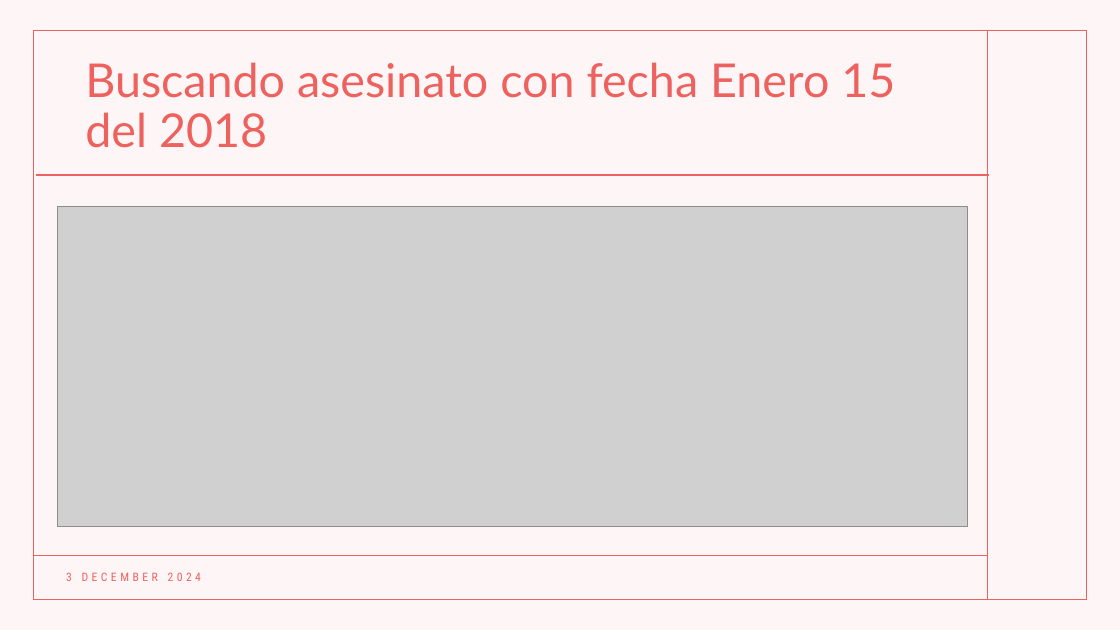
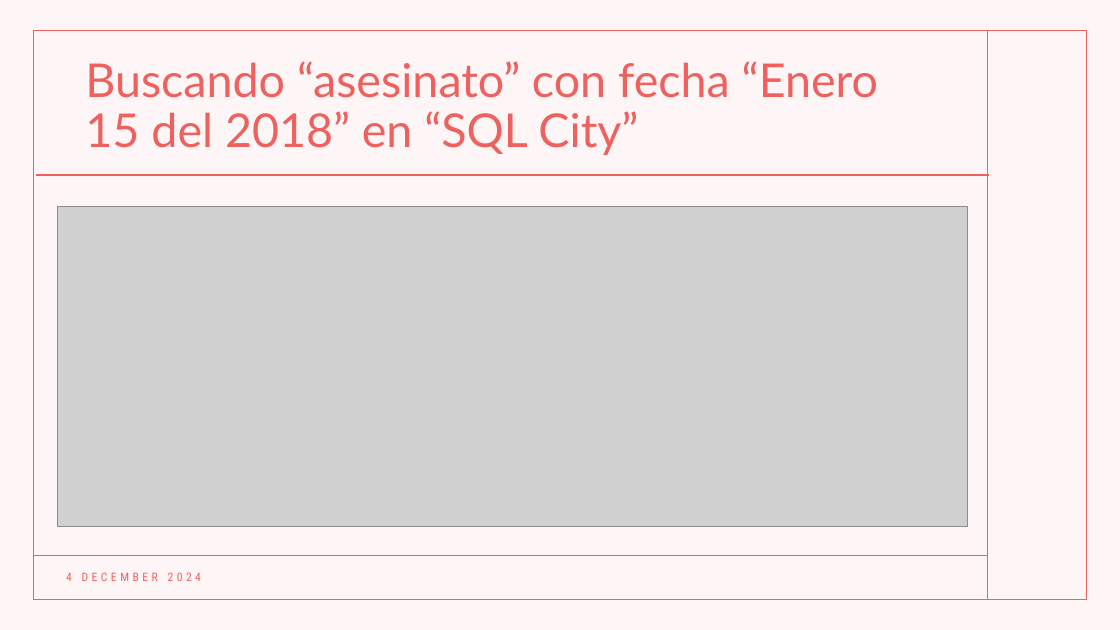
Before and after one commit to Rommel-DS/Team-Challenge---Sherlock-SQL, a slide deck: slide 3 of TEAM CHALLENGE.pptx. Drawn at 1120x630 pixels with LibreOffice and Linux fonts; fonts in the diff are those of the drawing; grey boxes stand for pictures. Boxes give left, top, right and bottom in pixels: in the first picture for what was removed or moved away, otherwise in the second. Text is boxed around its words. In the diff, an @@ line names an element or a change of style, - is before the commit and + after.

```diff
--- a/TEAM CHALLENGE.pptx
+++ b/TEAM CHALLENGE.pptx
@@ title at <box>85,61,878,155</box>: text changed @@
-Buscando asesinato con fecha Enero 15 del 2018
+Buscando “asesinato” con fecha “Enero 15 del 2018” en “SQL City”
@@ text at <box>66,572,201,581</box>: text changed @@
-3 DECEMBER 2024
+4 DECEMBER 2024
```
Also in this commit, not shown: 25 other slides changed.
